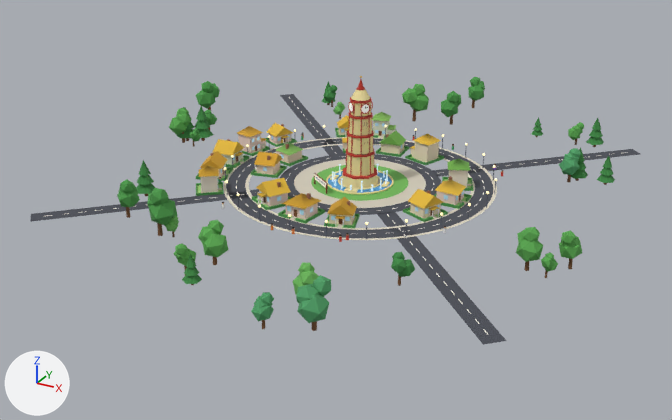
The glTF model towns/vizianagaram.glb: old version first, new version second.
The view is the same before and after, from a 50 mm lens placed at (114.4, -222.3, 100.6), pointed at (-2.7, -9.3, -5.9). The axes (+X, +Y, +Z) are drawn at lower left. The lights are the same throughout. The first picture is the older version. Where no turn or scale is listed for an object, it has been applied to the vertices. Vertices at exactly the same position are counted once.
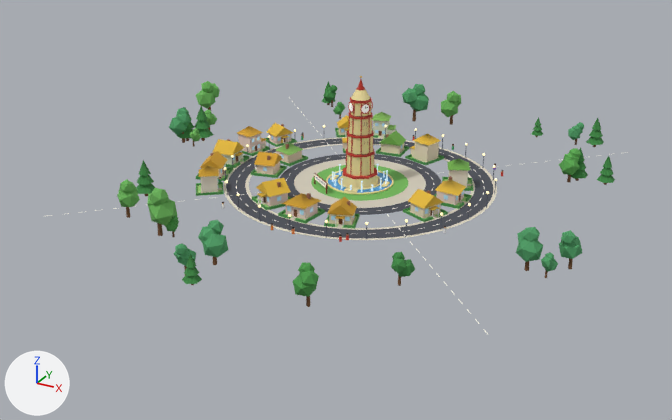
Where the newer file only moved an object's origin or applied its transform, the numbers keep the older frame.

Changed parts and their boxes [x1, y1, x2, y2] in the pictures (672 x 420 px):
'Mesh_34', reshaped
    before: [30, 77, 640, 345]
    after: [117, 79, 615, 307]
part 1 of me_mesh_34, deleted
    before: [30, 77, 640, 345]
part 2 of me_mesh_34, reshaped
    before: [191, 98, 573, 269]
    after: [192, 111, 573, 269]
part 3 of me_mesh_34, surface changed
    both: [117, 81, 584, 295]

Patch to the scene script:
```diff
--- a/towns/vizianagaram.glb.py
+++ b/towns/vizianagaram.glb.py
@@ me_mesh_34 @@
 # used by ob_mesh_34; location = (-3.7, 1.0, 15.4)
-me_mesh_34.from_pydata(...)  # 5495 vertices, 8824 faces; spans x -74.0..74.0, y -85.0..85.0, z -15.0..15.0
+me_mesh_34.from_pydata(...)  # 5143 vertices, 8576 faces; spans x -74.0..74.0, y -77.0..65.0, z -15.0..15.0
+# me_mesh_34 part 1: 16 loose pieces with 160 vertices, spanning x -63.0..70.0, y -85.0..85.0, z -15.0..-3.0, are deleted
+# me_mesh_34 part 2: 42 vertices moved within x -32.0..72.0, y -35.0..36.0, z -15.0..9.0; 289 vertices removed from x -55.0..72.0, y -39.0..58.0, z -15.0..9.0; 97 vertices added at x -55.0..73.0, y -26.0..58.0, z -15.0..9.0
+# me_mesh_34 part 3: 1070 kept faces spanning x -74.0..74.0, y -74.0..65.0, z -14.0..-2.0 get new texture (UV) coordinates
+# other edits to the shape of me_mesh_34 do not show in these pictures
 me_mesh_34.materials.append(mat_palettematerial001)
```
